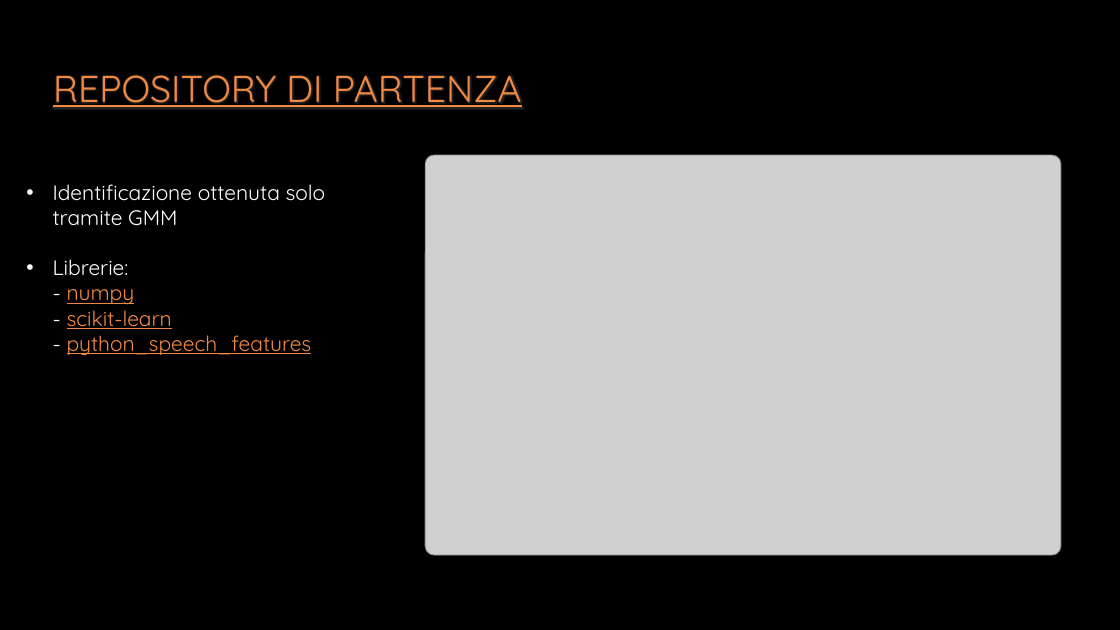
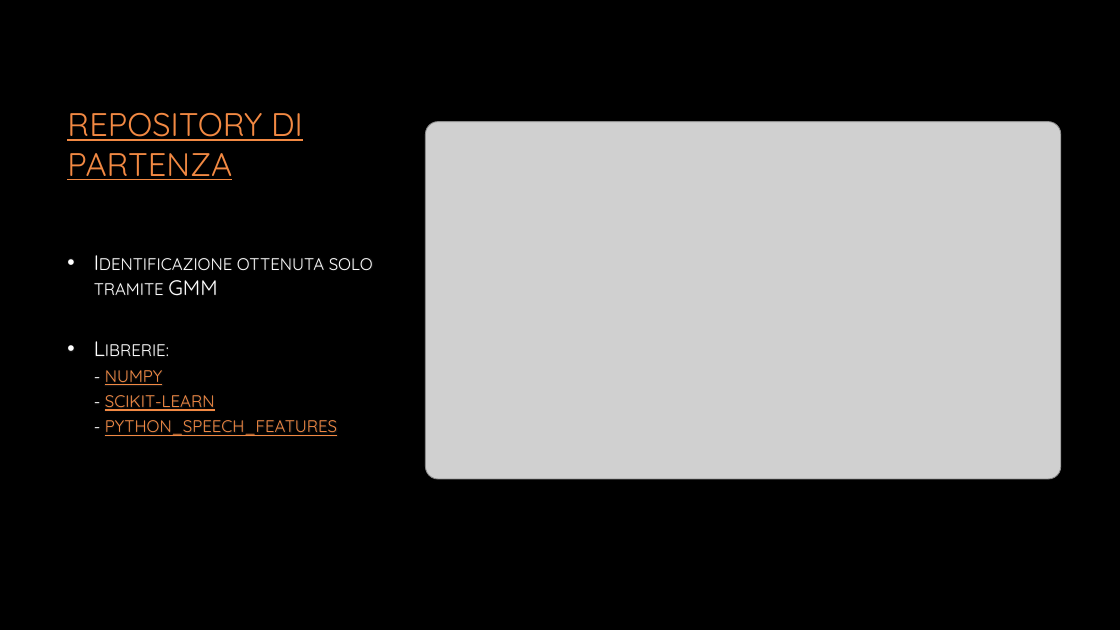
Before and after one commit to Fillayth/multimodello_speaker_recognition, a slide deck: slide 13 of Presentazione.pptx. Drawn at 1120x630 pixels with LibreOffice and Linux fonts; fonts in the diff are those of the drawing; grey boxes stand for pictures; background and template pictures are left out. Boxes give left, top, right and bottom in pixels: in the first picture for what was removed or moved away, otherwise in the second. Text is boxed around its words. In the diff, an @@ line names an element or a change of style, - is before the commit and + after.

```diff
--- a/Presentazione.pptx
+++ b/Presentazione.pptx
@@ title "REPOSITORY DI PARTENZA": place and size @@
-title "REPOSITORY DI PARTENZA" at [53,75,522,107]
+title "REPOSITORY DI PARTENZA" at [67,112,303,180]
@@ title "REPOSITORY DI PARTENZA" at [67,112,303,180]: size 32 to 28 pt @@
@@ picture: place and size @@
-picture at [425,155,1061,555]
+picture at [425,122,1060,479]
@@ text "Identificazione ottenuta solo tramite GMM": place and size @@
-text "Identificazione ottenuta solo tramite GMM" at [53,184,325,355]
+text "Identificazione ottenuta solo tramite GMM" at [94,258,373,436]
@@ text "Identificazione ottenuta solo tramite GMM" at [94,258,373,436]: text colour #FFFFFF to gradient #FFFFFF to #BFBFBF in "Identificazione ottenuta solo tramite GMM", "Librerie: - - -"; small capitals on; more space between paragraphs @@
```
Also in this commit, not shown: 5 other slides changed, 10 other files.
